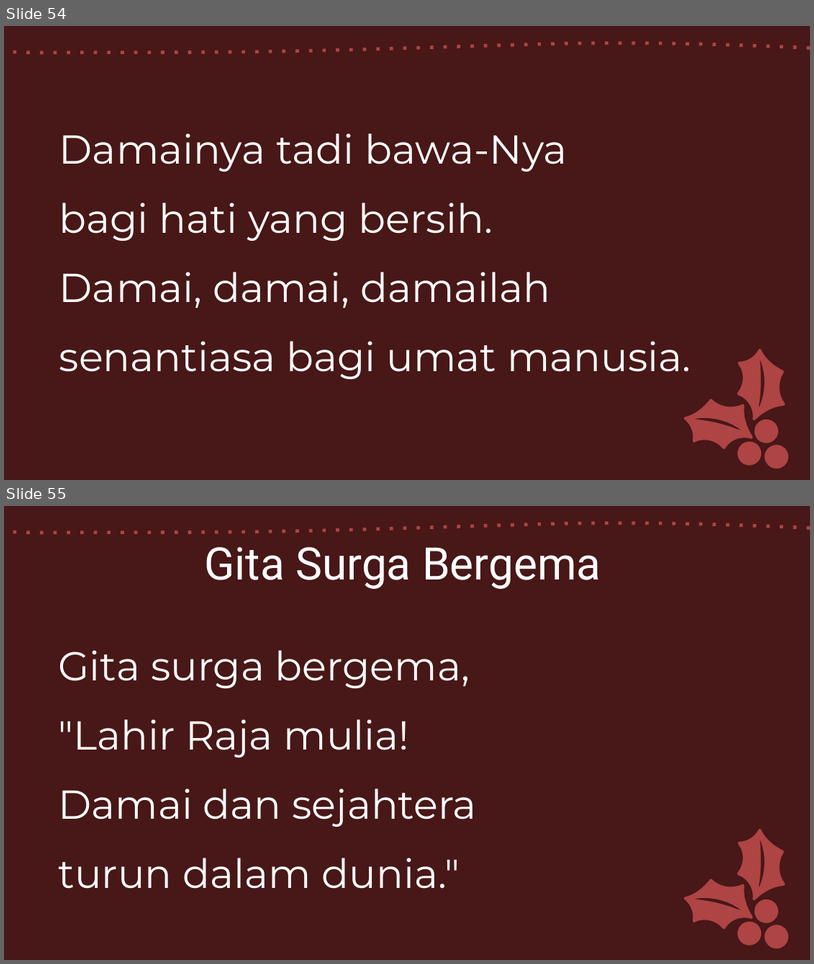
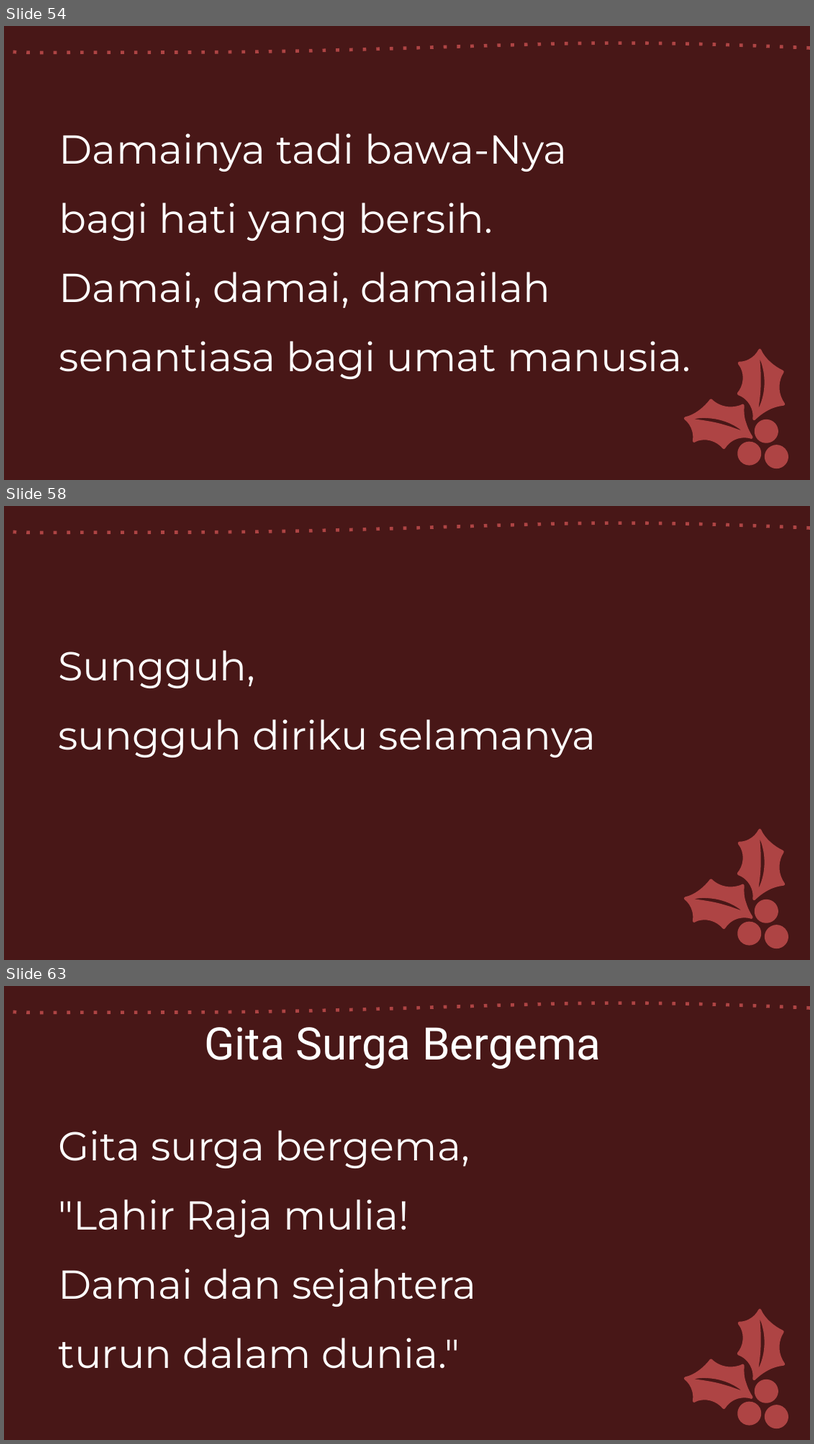
Before and after one commit to laurensius/Slide_Misa_KRC, a slide deck: 2020 12 tanggal 24 - 25/Misa hari raya natal jam 09.00 WIB - Indo - Proses.pptx. Shown one above the other, each under a label of ours: slides 54 and 55 before the commit, slides 54, 58 and 63 after it; the slides between them are not shown. The pictures are 814x964 and 814x1444 pixels, drawn with LibreOffice and Linux fonts; fonts in the diff are those of the drawing. Boxes give left, top, right and bottom in pixels: in the first picture for what was removed or moved away, otherwise in the second. Text is boxed around its words. In the diff, an @@ line names an element or a change of style, - is before the commit and + after.

```diff
--- a/2020 12 tanggal 24 - 25/Misa hari raya natal jam 09.00 WIB - Indo - Proses.pptx
+++ b/2020 12 tanggal 24 - 25/Misa hari raya natal jam 09.00 WIB - Indo - Proses.pptx
@@ slide 58 added at [4, 506, 810, 960], background #481818; not listed: 6 template elements that a slide beside it also shows @@
@@ text added at [58, 650, 597, 757], 36 pt, text #FFFFFF @@
+Sungguh,
+sungguh diriku selamanya
@@ what was slide 55 is now slide 63 @@
```
Also in this commit, not shown: 7 other slides added, 7 other files.
